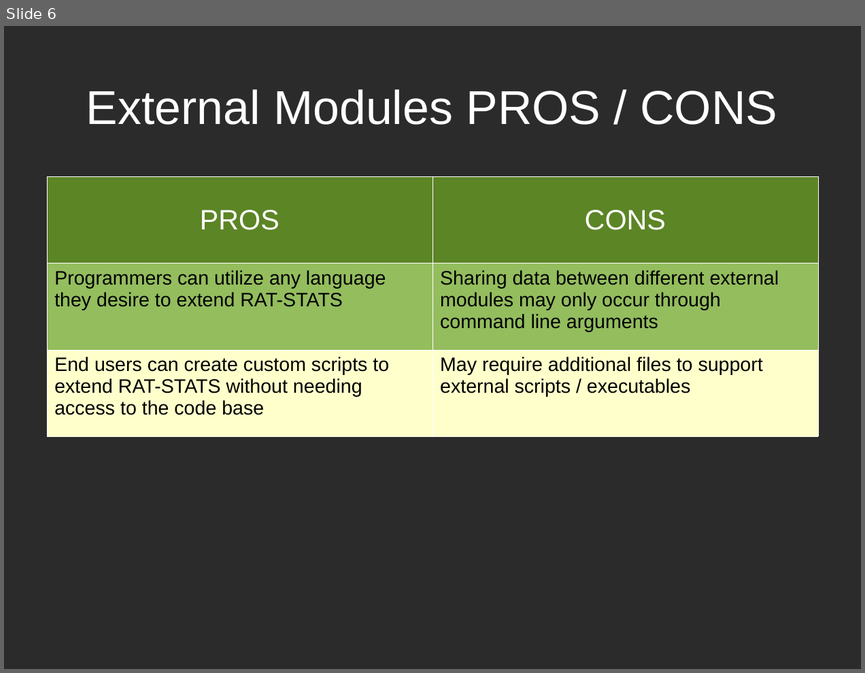
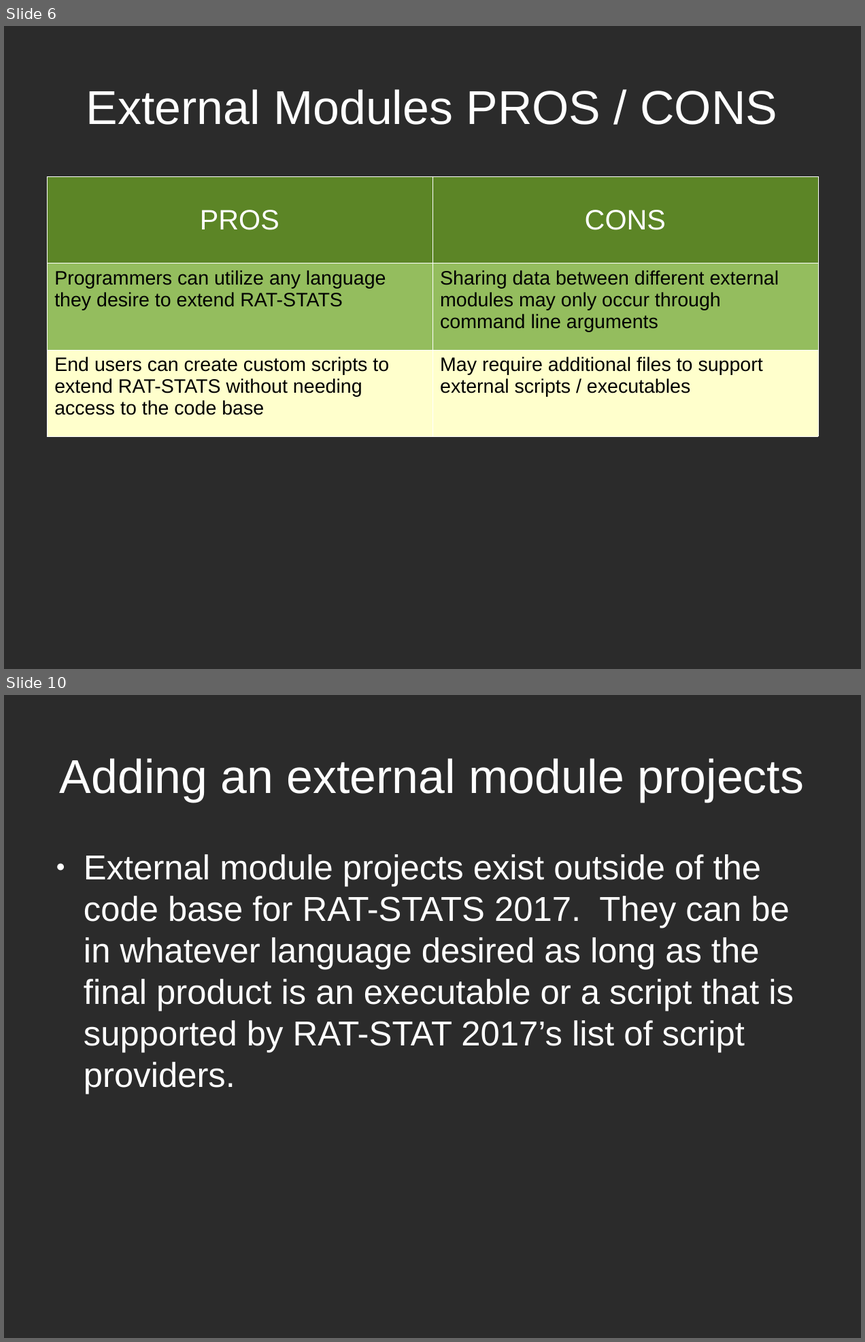
Before and after one commit to cbtek/RStats2017, a slide deck: submission/rstats_help/rstats_module_extensions.odp. Shown one above the other, each under a label of ours: slide 6 before the commit, slides 6 and 10 after it; the slides between them are not shown. The pictures are 865x673 and 865x1342 pixels, drawn with LibreOffice and Linux fonts; fonts in the diff are those of the drawing; background and template pictures are left out; a plain dark background stands for a picture behind light text. Boxes give left, top, right and bottom in pixels: in the first picture for what was removed or moved away, otherwise in the second. Text is boxed around its words. In the diff, an @@ line names an element or a change of style, - is before the commit and + after.

```diff
--- a/submission/rstats_help/rstats_module_extensions.odp
+++ b/submission/rstats_help/rstats_module_extensions.odp
@@ slide 10 added at (4,695,861,1338), background picture (left out) @@
@@ title added at (60,758,804,802), 44 pt, text #FFFFFF @@
+Adding an external module projects
@@ text added at (84,854,793,1094), 32 pt, text #FFFFFF @@
+● External module projects exist outside of the code base for RAT-STATS 2017. They can be in whatever language desired as long as the final product is an executable or a script that is supported by RAT-STAT 2017’s list of script providers.
```
Also in this commit, not shown: 3 slides changed, 18 other slides added, 16 other files.
